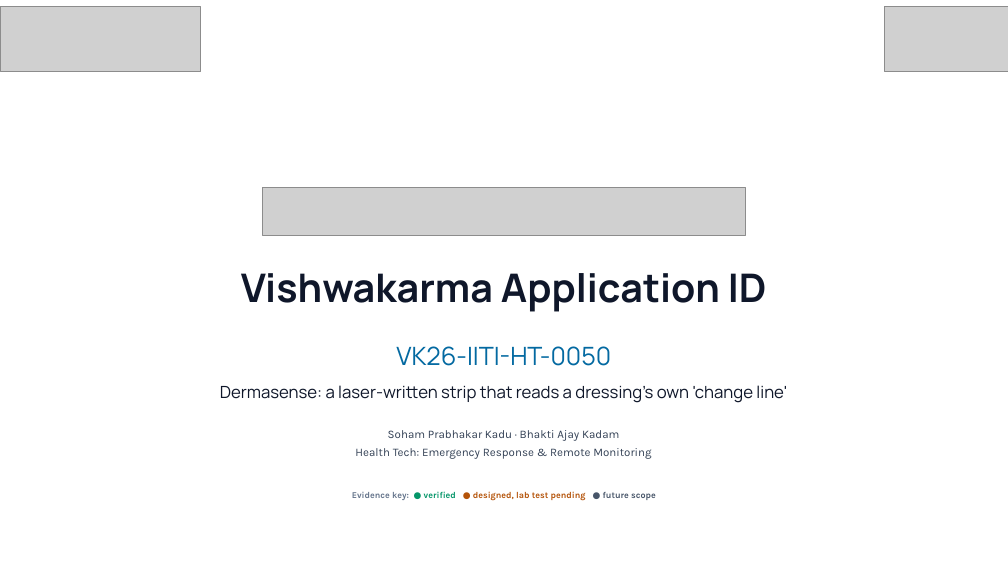
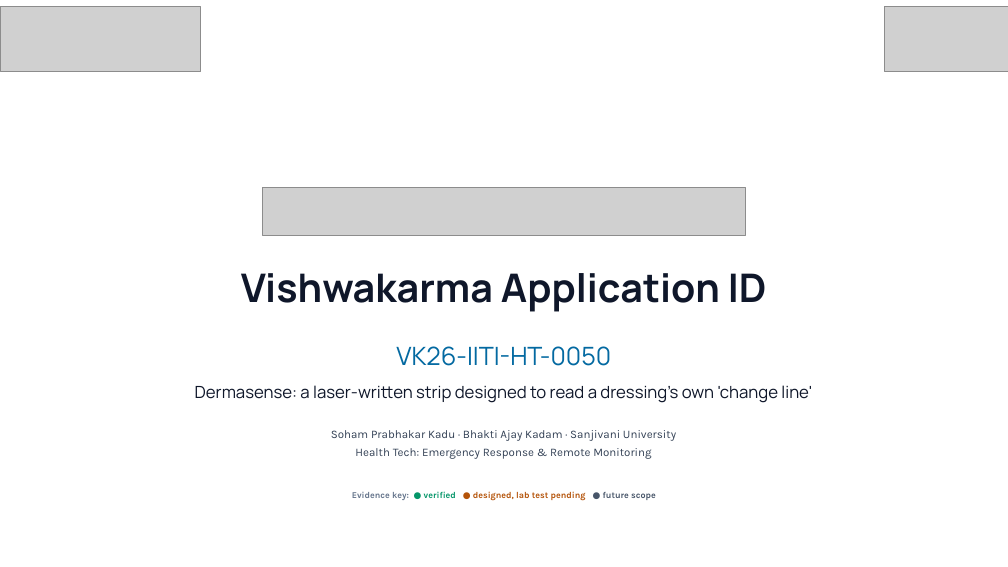
Before and after one commit to soham0777/dermasense-vishwakarma-2026, a slide deck: slide 1 of FINAL_SUBMISSION/Vishwakarma_Stage2_Final.pptx. Drawn at 1008x567 pixels with LibreOffice and Linux fonts; fonts in the diff are those of the drawing; grey boxes stand for pictures; background and template pictures are left out. Boxes give left, top, right and bottom in pixels: in the first picture for what was removed or moved away, otherwise in the second. Text is boxed around its words. In the diff, an @@ line names an element or a change of style, - is before the commit and + after.

```diff
--- a/FINAL_SUBMISSION/Vishwakarma_Stage2_Final.pptx
+++ b/FINAL_SUBMISSION/Vishwakarma_Stage2_Final.pptx
@@ text at (195, 385, 812, 403): text changed @@
-Dermasense: a laser-written strip that reads a dressing's own 'change line'
+Dermasense: a laser-written strip designed to read a dressing's own 'change line'
@@ text at (331, 430, 676, 441): text changed @@
-Soham Prabhakar Kadu · Bhakti Ajay Kadam
+Soham Prabhakar Kadu · Bhakti Ajay Kadam · Sanjivani University
```
Also in this commit, not shown: 13 other slides changed, 1 slide added, 30 other files.
